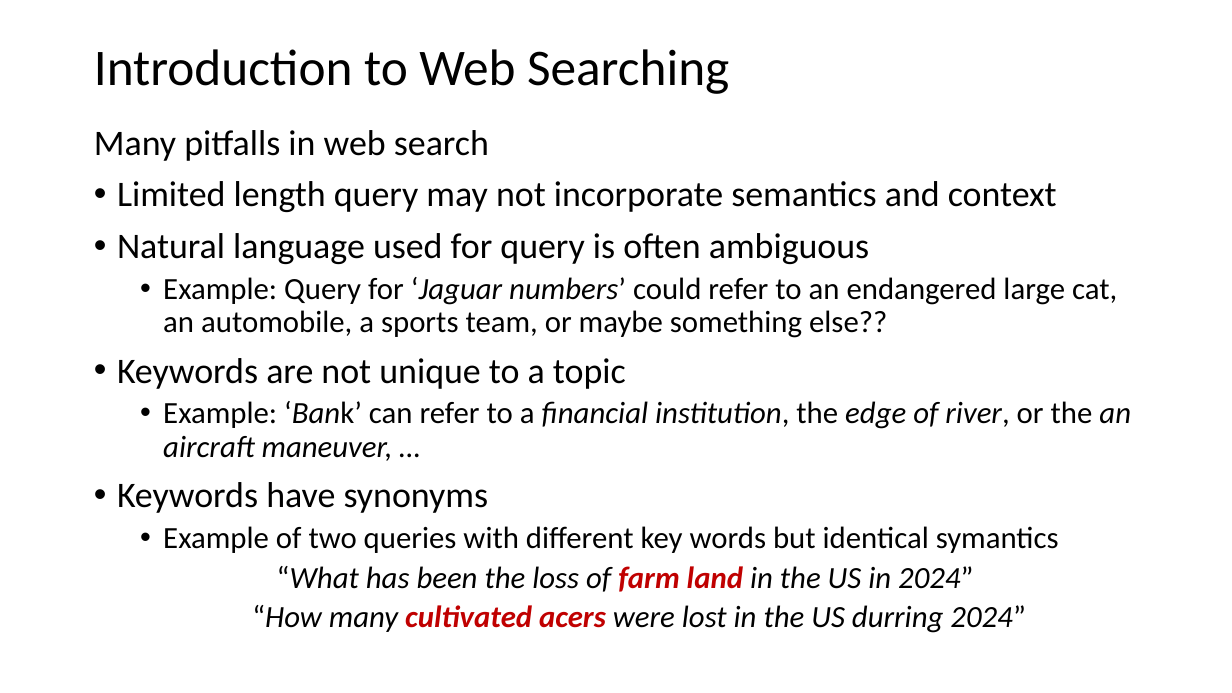
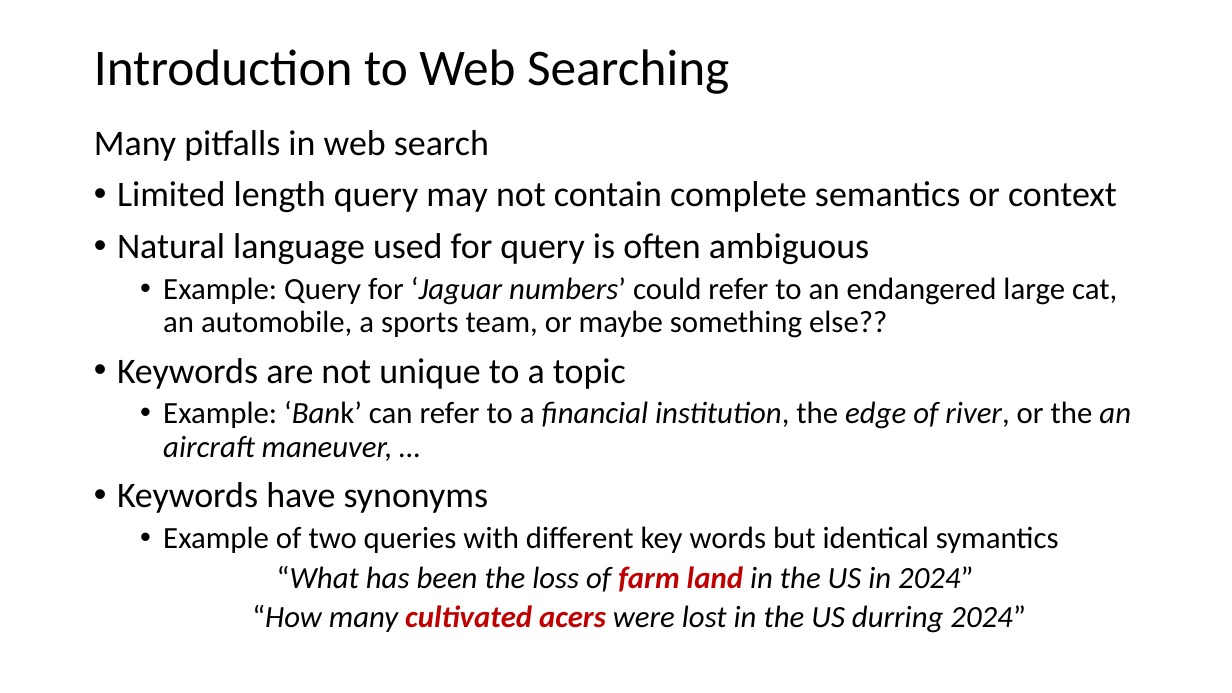
Before and after one commit to harelgabainew/school1, a slide deck: slide 5 of slides/6_InformationRetrivalSearch.pptx (slide 4 before the commit). Drawn at 1232x693 pixels with LibreOffice and Linux fonts; fonts in the diff are those of the drawing. Boxes give left, top, right and bottom in pixels: in the first picture for what was removed or moved away, otherwise in the second. Text is boxed around its words. In the diff, an @@ line names an element or a change of style, - is before the commit and + after.

```diff
--- a/slides/6_InformationRetrivalSearch.pptx
+++ b/slides/6_InformationRetrivalSearch.pptx
@@ text at bbox=[117, 181, 1117, 212]: text changed @@
-• Limited length query may not incorporate semantics and context
+• Limited length query may not contain complete semantics or context
```
Also in this commit, not shown: 3 other slides changed.
